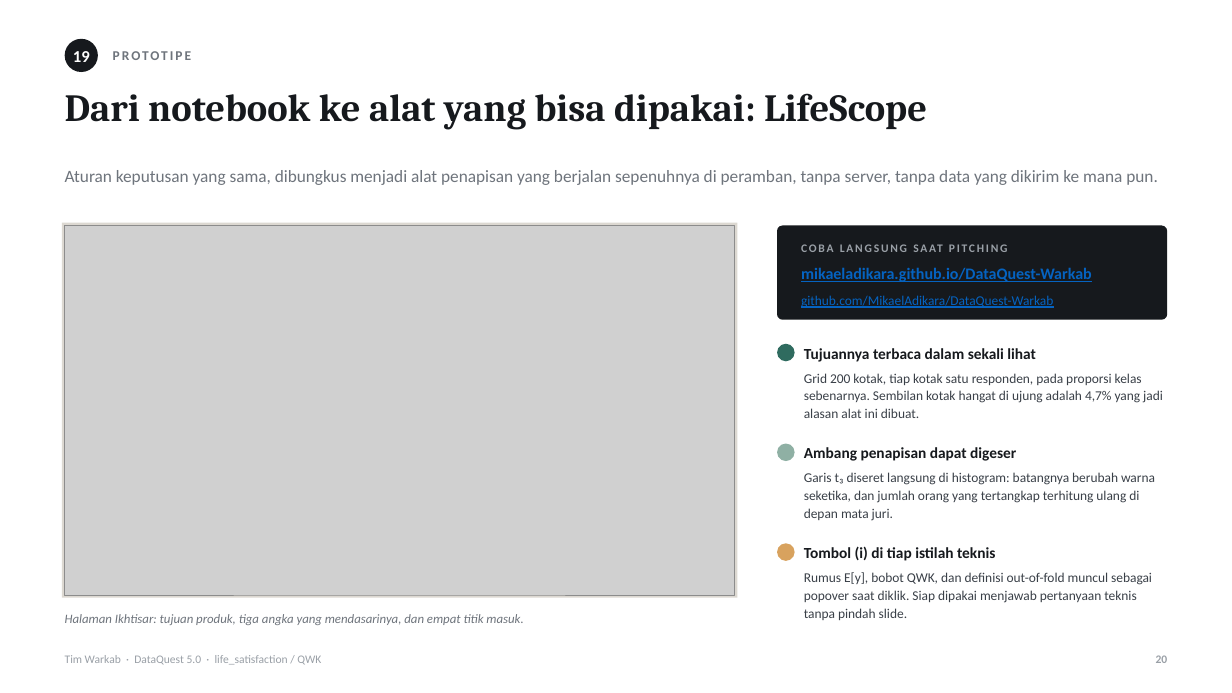
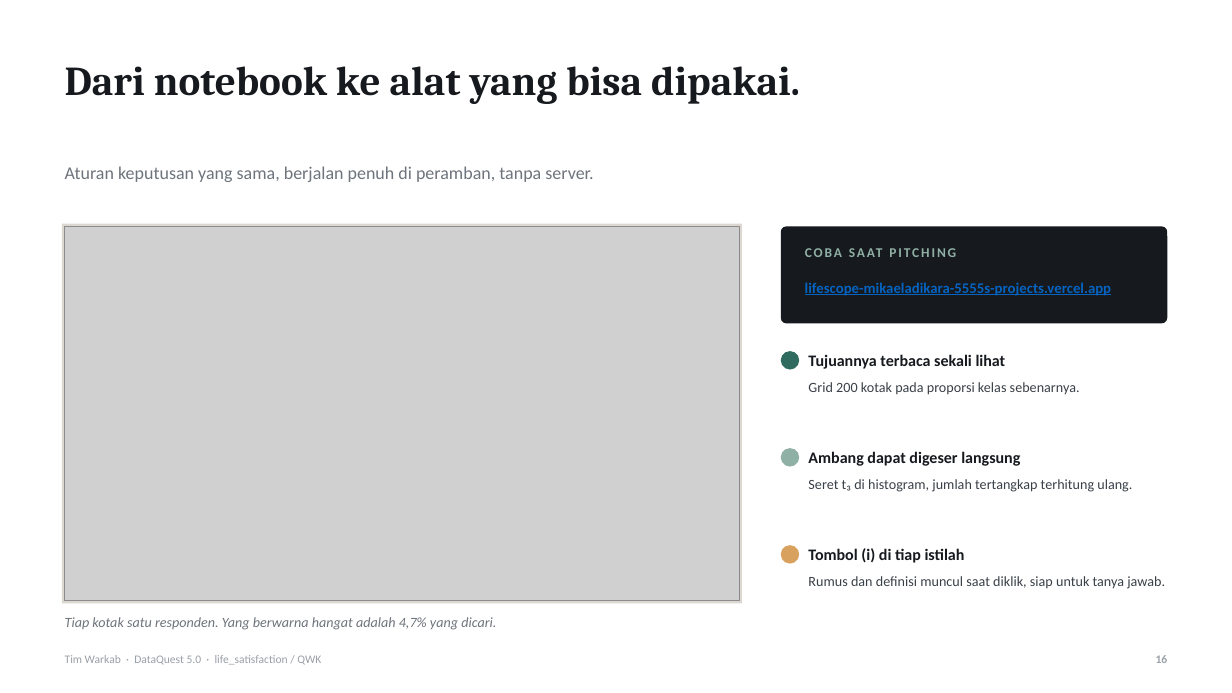
Before and after one commit to MikaelAdikara/DataQuest-Warkab, a slide deck: slide 16 of docs/Pitch_DataQuest5_Warkab.pptx (slide 20 before the commit). Drawn at 1232x693 pixels with LibreOffice and Linux fonts; fonts in the diff are those of the drawing; grey boxes stand for pictures. Boxes give left, top, right and bottom in pixels: in the first picture for what was removed or moved away, otherwise in the second. Text is boxed around its words. In the diff, an @@ line names an element or a change of style, - is before the commit and + after.

```diff
--- a/docs/Pitch_DataQuest5_Warkab.pptx
+++ b/docs/Pitch_DataQuest5_Warkab.pptx
@@ ellipse removed at (x1=65, y1=39, x2=98, y2=72) @@
@@ text removed at (x1=73, y1=51, x2=90, y2=62) @@
-19
@@ text removed at (x1=113, y1=51, x2=191, y2=60) @@
-PROTOTIPE
@@ text at (x1=65, y1=66, x2=800, y2=104): text changed; size 30 to 32 pt @@
-Dari notebook ke alat yang bisa dipakai: LifeScope
+Dari notebook ke alat yang bisa dipakai.
@@ text at (x1=65, y1=166, x2=593, y2=182): text changed; size 13.5 to 14 pt @@
-Aturan keputusan yang sama, dibungkus menjadi alat penapisan yang berjalan sepenuhnya di peramban, tanpa server, tanpa data yang dikirim ke mana pun.
+Aturan keputusan yang sama, berjalan penuh di peramban, tanpa server.
@@ rectangle resized from (x1=62, y1=223, x2=738, y2=598) to (x1=62, y1=224, x2=742, y2=604) @@
@@ picture resized from (x1=65, y1=226, x2=735, y2=595) to (x1=65, y1=226, x2=739, y2=601) @@
@@ rounded rectangle resized from (x1=777, y1=226, x2=1167, y2=320) to (x1=781, y1=226, x2=1167, y2=323) @@
@@ rounded rectangle at (x1=781, y1=226, x2=1167, y2=323): proportions changed @@
@@ text at (x1=805, y1=238, x2=1145, y2=266): text changed; size 9 to 10.5 pt; text colour #9AA0A7 to #8FB0A4 @@
-COBA LANGSUNG SAAT PITCHING
+COBA SAAT PITCHING
@@ text removed at (x1=801, y1=267, x2=1092, y2=282) @@
-mikaeladikara.github.io/DataQuest-Warkab
@@ text removed at (x1=801, y1=295, x2=1053, y2=308) @@
-github.com/MikaelAdikara/DataQuest-Warkab
@@ text added at (x1=805, y1=282, x2=1111, y2=296), 11.5 pt, text #0563C1, bold, underline @@
+lifescope-mikaeladikara-5555s-projects.vercel.app
@@ ellipse moved from (x1=777, y1=344, x2=795, y2=361) to (x1=781, y1=351, x2=799, y2=370) @@
@@ text at (x1=808, y1=354, x2=1006, y2=369): text changed; size 12 to 12.5 pt @@
-Tujuannya terbaca dalam sekali lihat
+Tujuannya terbaca sekali lihat
@@ text at (x1=808, y1=382, x2=1080, y2=395): text changed; size 10.5 to 11 pt @@
-Grid 200 kotak, tiap kotak satu responden, pada proporsi kelas sebenarnya. Sembilan kotak hangat di ujung adalah 4,7% yang jadi alasan alat ini dibuat.
+Grid 200 kotak pada proporsi kelas sebenarnya.
@@ ellipse moved from (x1=777, y1=444, x2=795, y2=461) to (x1=781, y1=448, x2=799, y2=467) @@
@@ text at (x1=808, y1=451, x2=1020, y2=466): text changed; size 12 to 12.5 pt @@
-Ambang penapisan dapat digeser
+Ambang dapat digeser langsung
@@ text at (x1=808, y1=479, x2=1132, y2=492): text changed; size 10.5 to 11 pt @@
-Garis t₃ diseret langsung di histogram: batangnya berubah warna seketika, dan jumlah orang yang tertangkap terhitung ulang di depan mata juri.
+Seret t₃ di histogram, jumlah tertangkap terhitung ulang.
@@ ellipse moved from (x1=777, y1=543, x2=795, y2=561) to (x1=781, y1=545, x2=799, y2=564) @@
@@ text at (x1=808, y1=548, x2=965, y2=563): text changed; size 12 to 12.5 pt @@
-Tombol (i) di tiap istilah teknis
+Tombol (i) di tiap istilah
@@ text at (x1=808, y1=576, x2=1165, y2=589): text changed; size 10.5 to 11 pt @@
-Rumus E[y], bobot QWK, dan definisi out-of-fold muncul sebagai popover saat diklik. Siap dipakai menjawab pertanyaan teknis tanpa pindah slide.
+Rumus dan definisi muncul saat diklik, siap untuk tanya jawab.
@@ text removed at (x1=65, y1=614, x2=523, y2=625) @@
-Halaman Ikhtisar: tujuan produk, tiga angka yang mendasarinya, dan empat titik masuk.
@@ text added at (x1=65, y1=617, x2=496, y2=630), 11 pt, text #6E747C, italic @@
+Tiap kotak satu responden. Yang berwarna hangat adalah 4,7% yang dicari.
@@ text at (x1=1156, y1=655, x2=1168, y2=663): text changed @@
-20
+16
```
Also in this commit, not shown: 17 other slides changed, 2 slides added, 5 slides removed, 1 other file.
